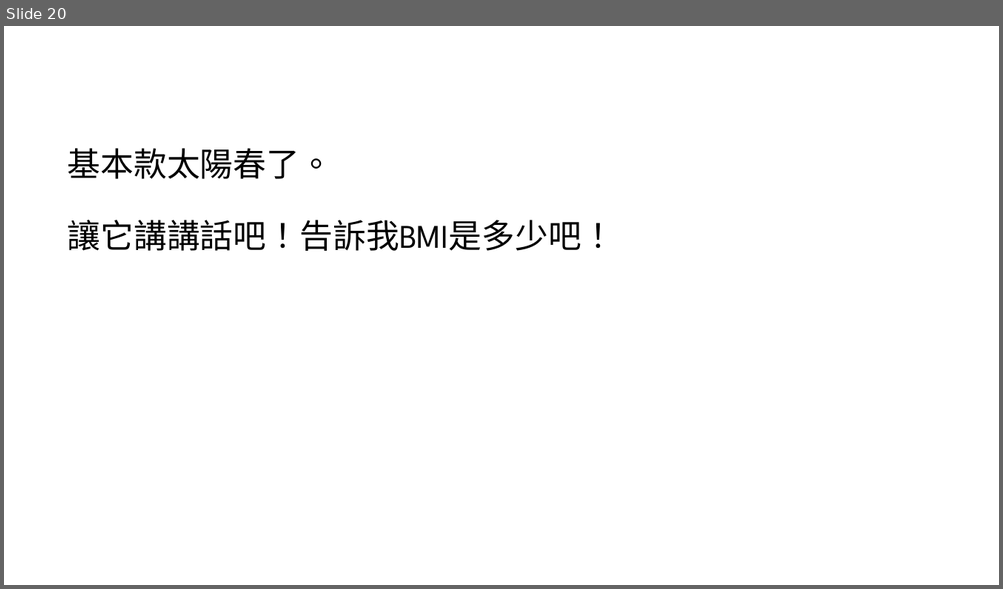
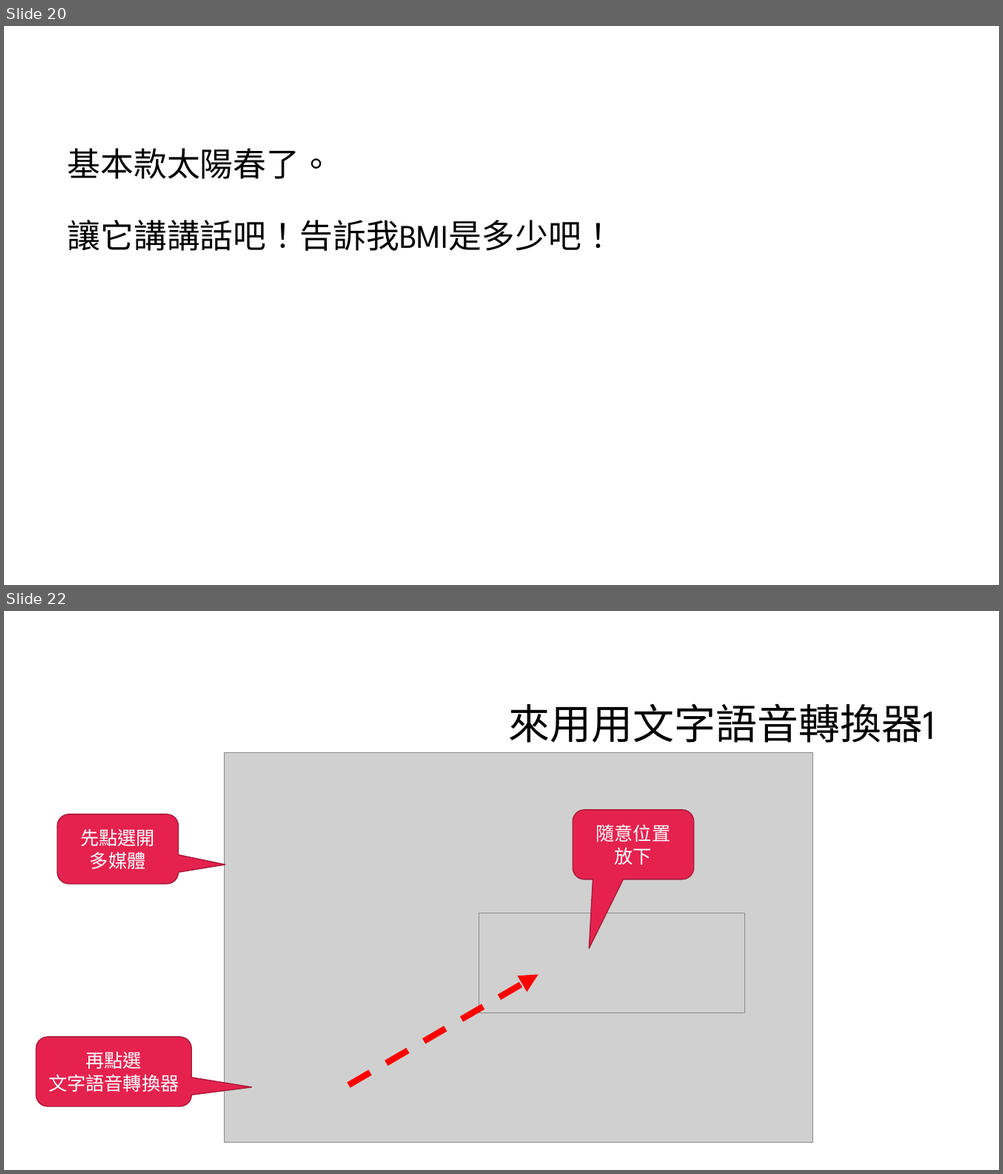
Before and after one commit to liulawsi/My_PPTs, a slide deck: CHING JIAN/AppInventor/03_你的BMI正常嗎.pptx. Shown one above the other, each under a label of ours: slide 20 before the commit, slides 20 and 22 after it; the slides between them are not shown. The pictures are 1003x589 and 1003x1174 pixels, drawn with LibreOffice and Linux fonts; fonts in the diff are those of the drawing; grey boxes stand for pictures; background and template pictures are left out. Boxes give left, top, right and bottom in pixels: in the first picture for what was removed or moved away, otherwise in the second. Text is boxed around its words. In the diff, an @@ line names an element or a change of style, - is before the commit and + after.

```diff
--- a/CHING JIAN/AppInventor/03_你的BMI正常嗎.pptx
+++ b/CHING JIAN/AppInventor/03_你的BMI正常嗎.pptx
@@ slide 22 added at (4,611,999,1170), background #FFFFFF @@
@@ title added at (509,703,935,743), 40 pt, text #000000 @@
+來用用文字語音轉換器1
@@ picture added at (224,753,813,1142) @@
@@ rounded speech box added at (572,810,694,880), fill #E5224E, outline #A9193A 1 pt, 18 pt, text #FFFFFF @@
+隨意位置
+放下
@@ rounded speech box added at (57,815,178,884), fill #E5224E, outline #A9193A 1 pt, 18 pt, text #FFFFFF @@
+先點選開
+多媒體
@@ picture added at (478,913,745,1013) @@
@@ arrow added from (349, 1085) to (538, 975), #FF0000 6 pt dashed @@
@@ rounded speech box added at (36,1037,191,1106), fill #E5224E, outline #A9193A 1 pt, 18 pt, text #FFFFFF @@
+再點選
+文字語音轉換器
```
Also in this commit, not shown: 2 slides changed, 5 other slides added, 1 slide removed, 9 other files.
